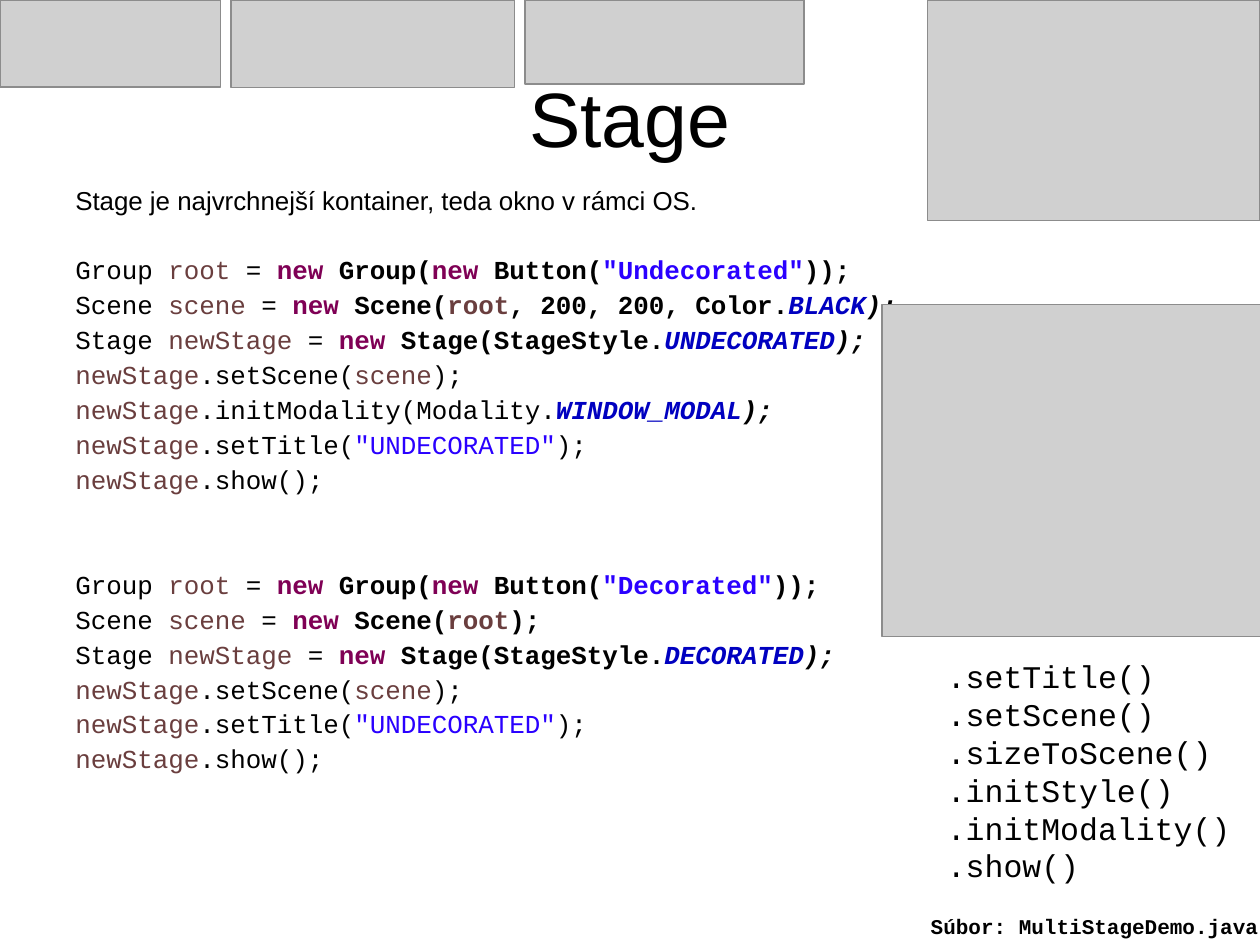
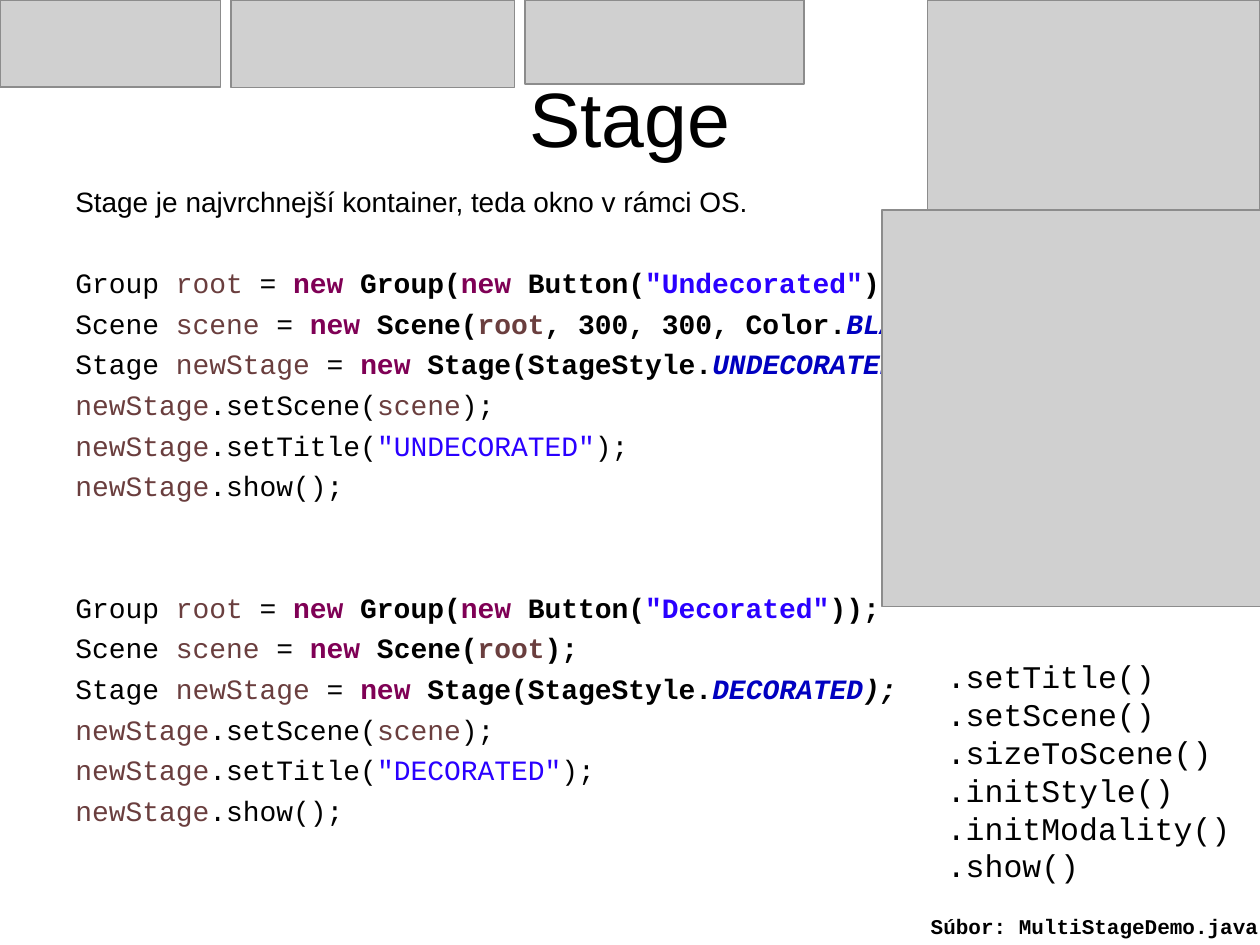
Before and after one commit to Programovanie4/Prednasky, a slide deck: slide 5 of 10/10_java.ppt. Drawn at 1260x945 pixels with LibreOffice and Linux fonts; fonts in the diff are those of the drawing; grey boxes stand for pictures. Boxes give left, top, right and bottom in pixels: in the first picture for what was removed or moved away, otherwise in the second. Text is boxed around its words. In the diff, an @@ line names an element or a change of style, - is before the commit and + after.

```diff
--- a/10/10_java.ppt
+++ b/10/10_java.ppt
@@ text at bbox=[75, 191, 930, 827]: size 14.8 to 16 pt in "Stage je najvrchnejší kontainer, teda okno v ...", "Group root = new Group(new Button("Undecorated"));", "Stage newStage = new Stage(StageStyle.UNDECORATED);", "newStage.setScene(scene);" and 7 more places; line spacing 0.9 to 1 @@
@@ picture: place and size @@
-picture at bbox=[882, 305, 1260, 638]
+picture at bbox=[882, 210, 1260, 607]
@@ text at bbox=[75, 314, 964, 342]: text changed; size 14.8 to 16 pt @@
-Scene scene = new Scene(root, 200, 200, Color.BLACK);
+Scene scene = new Scene(root, 300, 300, Color.BLACK);
@@ text at bbox=[75, 400, 773, 425]: paragraph removed @@
-newStage.initModality(Modality.WINDOW_MODAL);
@@ text at bbox=[75, 760, 595, 786]: text changed; size 14.8 to 16 pt; text colour #2A00FF to #000000 @@
-newStage.setTitle("UNDECORATED");
+newStage.setTitle("DECORATED");
```
Also in this commit, not shown: 3 other slides changed, 1 slide added, 6 other files.
